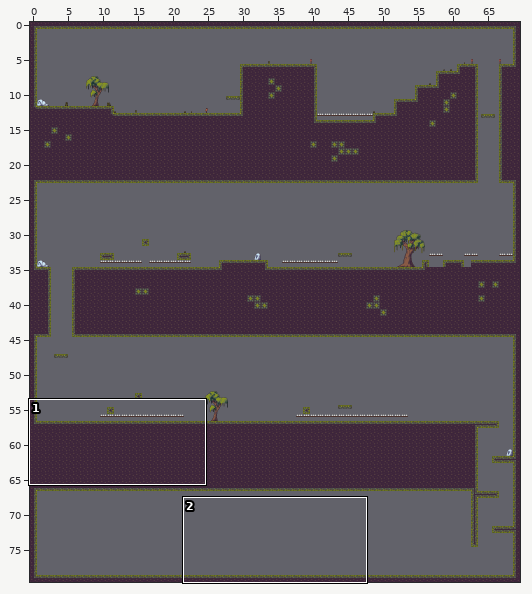
A Tiled map gets an edit: mapa/n_1.tmx. The first picture is a wide view before the edit; the outline marks the close-up.
Close-up. Earlier state:
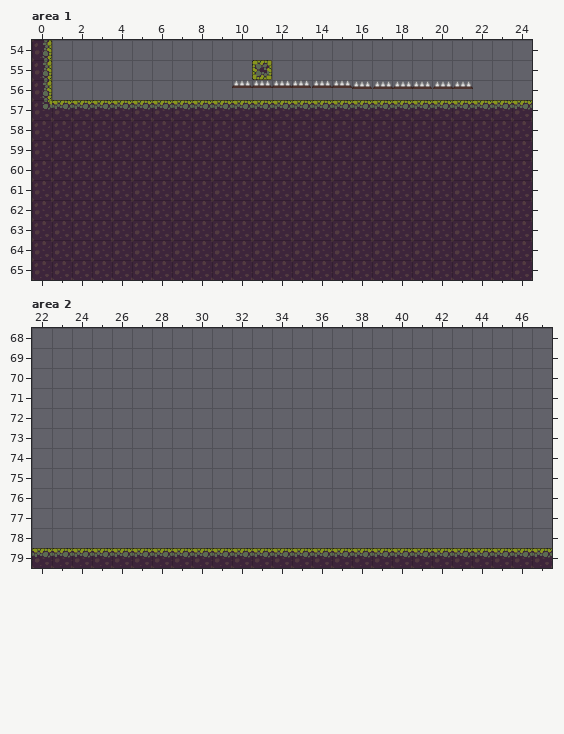
Cells are 32x32 px. Shown: area 1 x 0..24, y 54..65; area 2 x 22..47, y 68..79. The commit also changed other parts of the map, which this record leaves out.
After the commit:
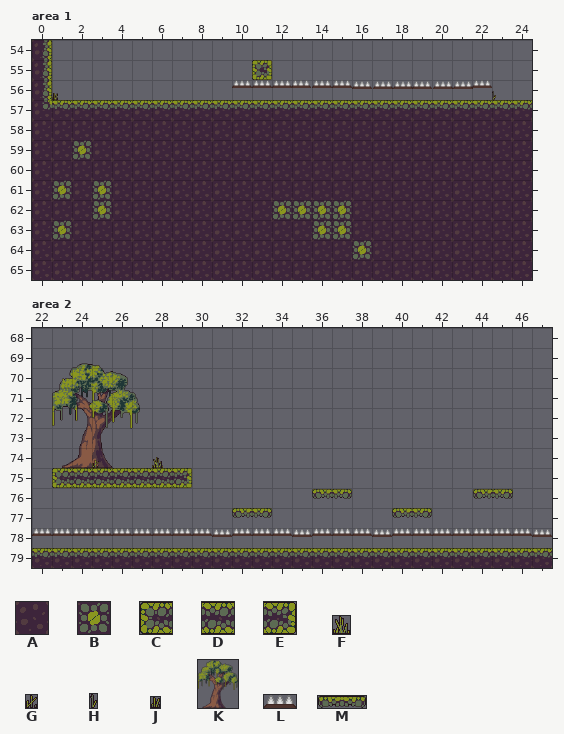
Key: from "patrons": A 11 "Tile_12", B 14 "Tile_15", C 31 "Tile_32", D 32 "Tile_33", E 33 "Tile_34", F 74 "1", G 78 "5", H 80 "7", J 83 "10", K 108 "2", L 110 "pincho", M 112 "pixil-frame-0 (44)".
_ is an empty cell.
Objects are placed by their top-left corner, in cells (3,4 is the top-left corner of cell 3,4); size is 1x1 cell unless given.
Difference:
{"where": "layer \"principal\", area 1"}
{"y":59,"x":2,"old":"A","new":"B"}
{"y":61,"x":1,"old":"A","new":"B"}
{"y":61,"x":3,"old":"A","new":"B"}
{"y":62,"x":3,"old":"A","new":"B"}
{"y":62,"x":12,"old":"AAAA","new":"BBBB"}
{"y":63,"x":1,"old":"A","new":"B"}
{"y":63,"x":14,"old":"AA","new":"BB"}
{"y":64,"x":16,"old":"A","new":"B"}
{"where": "layer \"davant\", area 1"}
{"y":56,"x":1,"old":"_","new":"J"}
{"y":56,"x":23,"old":"_","new":"H"}
{"where": "layer \"entitats\", area 1"}
{"now": "L \"pinxo\" at 22,56 size 1x0.4"}
{"where": "layer \"principal\", area 2"}
{"y":75,"x":23,"old":"_______","new":"CDDDDDE"}
{"where": "layer \"darrere\", area 2"}
{"y":74,"x":23,"old":"_","new":"K"}
{"y":74,"x":25,"old":"_","new":"G"}
{"y":74,"x":28,"old":"_","new":"F"}
{"where": "layer \"entitats\", area 2"}
{"now": "L \"pinxo\" at 24,78 size 1x0.4"}
{"now": "L \"pinxo\" at 22,78 size 1x0.4"}
{"now": "L \"pinxo\" at 25,78 size 1x0.4"}
{"now": "L \"pinxo\" at 28,78 size 1x0.4"}
{"now": "L \"pinxo\" at 44,78 size 1x0.4"}
{"now": "L \"pinxo\" at 36,78 size 1x0.4"}
{"now": "L \"pinxo\" at 32,78 size 1x0.4"}
{"now": "L \"pinxo\" at 40,78 size 1x0.4"}
{"now": "L \"pinxo\" at 23,78 size 1x0.4"}
{"now": "L \"pinxo\" at 26,78 size 1x0.4"}
{"now": "L \"pinxo\" at 29,78 size 1x0.4"}
{"now": "L \"pinxo\" at 42,78 size 1x0.4"}
{"now": "L \"pinxo\" at 45,78 size 1x0.4"}
{"now": "L \"pinxo\" at 34,78 size 1x0.4"}
{"now": "L \"pinxo\" at 37,78 size 1x0.4"}
{"now": "L \"pinxo\" at 30,78 size 1x0.4"}
{"now": "L \"pinxo\" at 33,78 size 1x0.4"}
{"now": "L \"pinxo\" at 46,78 size 1x0.4"}
{"now": "L \"pinxo\" at 38,78 size 1x0.4"}
{"now": "L \"pinxo\" at 41,78 size 1x0.4"}
{"now": "L \"pinxo\" at 27,78 size 1x0.4"}
{"now": "L \"pinxo\" at 43,78 size 1x0.4"}
{"now": "L \"pinxo\" at 35,78 size 1x0.4"}
{"now": "L \"pinxo\" at 31,78 size 1x0.4"}
{"now": "L \"pinxo\" at 47,78 size 1x0.4"}
{"now": "L \"pinxo\" at 39,78 size 1x0.4"}
{"where": "layer \"ascensors\", area 2"}
{"now": "M \"pujabaixa\" at 44,76 size 2x0.5"}
{"now": "M \"pujabaixa\" at 36,76 size 2x0.5"}
{"now": "M \"pujabaixa\" at 40,77 size 2x0.5"}
{"now": "M \"pujabaixa\" at 32,77 size 2x0.5"}
